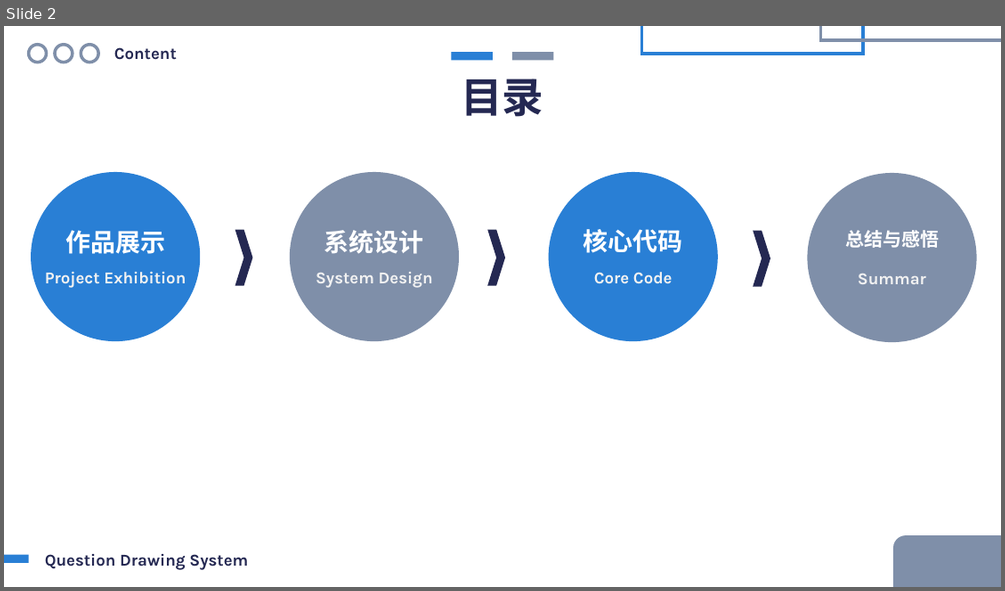
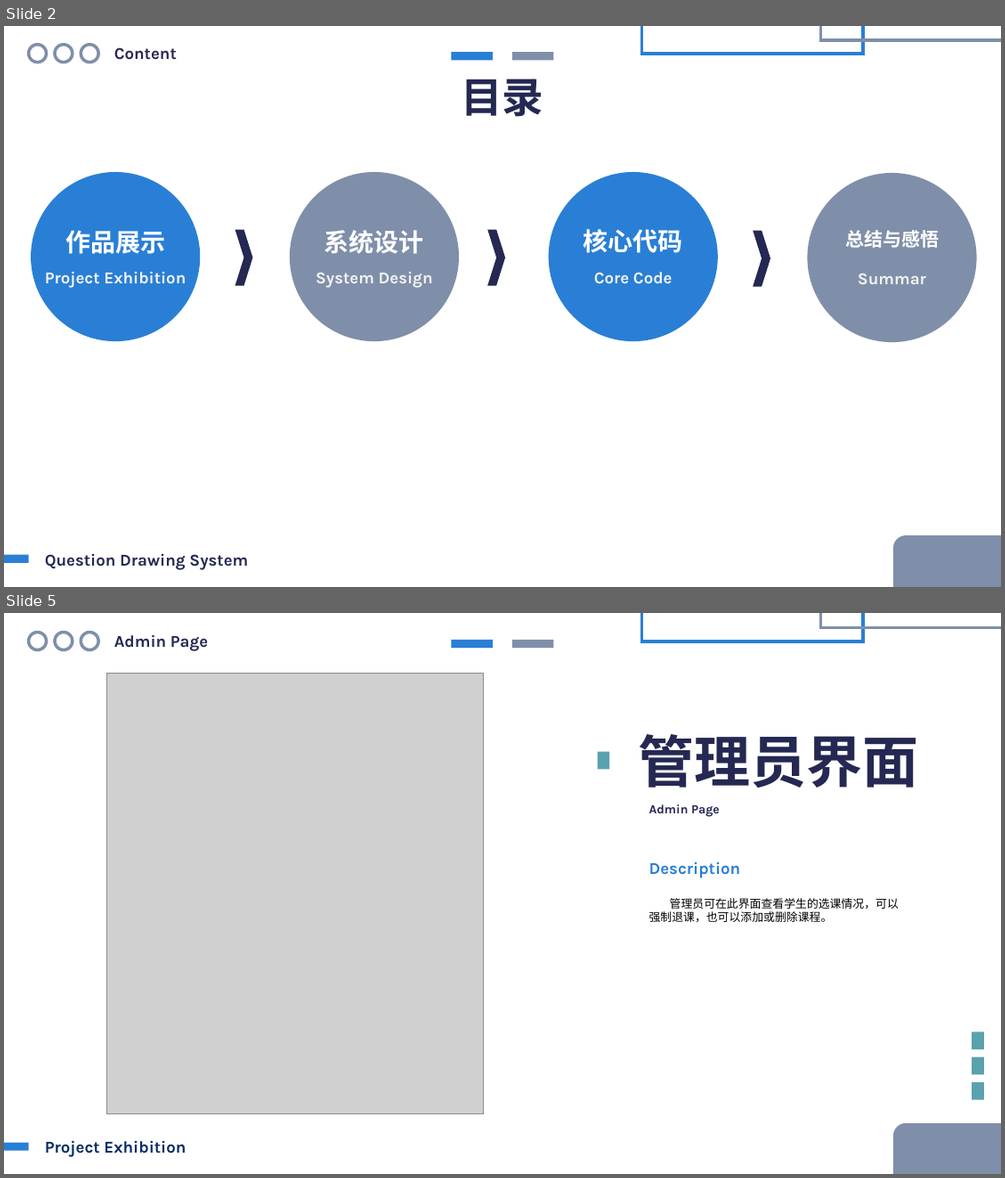
Before and after one commit to HoshiMeisa/Course-Selection-System, a slide deck: ThesisDefense.pptx. Shown one above the other, each under a label of ours: slide 2 before the commit, slides 2 and 5 after it; the slides between them are not shown. The pictures are 1005x591 and 1005x1178 pixels, drawn with LibreOffice and Linux fonts; fonts in the diff are those of the drawing; grey boxes stand for pictures. Boxes give left, top, right and bottom in pixels: in the first picture for what was removed or moved away, otherwise in the second. Text is boxed around its words. In the diff, an @@ line names an element or a change of style, - is before the commit and + after.

```diff
--- a/ThesisDefense.pptx
+++ b/ThesisDefense.pptx
@@ slide 5 added at (4, 613, 1001, 1174), background #FFFFFF @@
@@ ellipse added at (29, 633, 47, 650), outline #7F8FA9 3 pt @@
@@ ellipse added at (55, 633, 73, 650), outline #7F8FA9 3 pt @@
@@ ellipse added at (81, 633, 99, 650), outline #7F8FA9 3 pt @@
@@ text added at (114, 634, 208, 651), 16 pt, text #242852, bold @@
+Admin Page
@@ rectangle added at (642, 613, 863, 641), outline #297FD5 3 pt @@
@@ rectangle added at (821, 613, 1001, 628), outline #7F8FA9 3 pt @@
@@ rectangle added at (451, 640, 493, 648), fill #297FD5 @@
@@ rectangle added at (512, 640, 554, 648), fill #7F8FA9 @@
@@ picture added at (107, 674, 484, 1114) @@
@@ text added at (638, 734, 918, 787), 54 pt, text #242852, bold @@
+管理员界面
@@ rectangle added at (598, 751, 610, 770), fill #5AA2AE @@
@@ text added at (649, 804, 720, 817), 12 pt, text #242852, bold @@
+Admin Page
@@ text added at (649, 862, 741, 878), 16 pt, text #297FD5, bold @@
+Description
@@ text added at (649, 898, 898, 922), 11 pt, text #000000 @@
+管理员可在此界面查看学生的选课情况，可以强制退课，也可以添加或删除课程。
@@ rectangle added at (971, 1032, 984, 1050), fill #5AA2AE @@
@@ rectangle added at (971, 1057, 984, 1075), fill #5AA2AE @@
@@ rectangle added at (971, 1082, 984, 1100), fill #5AA2AE @@
@@ rectangle added at (4, 1143, 28, 1151), fill #297FD5 @@
@@ text added at (45, 1140, 186, 1157), 16 pt, text #072C62, bold @@
+Project Exhibition
@@ rounded rectangle added at (893, 1123, 1001, 1174), fill #7F8FA9 @@
```
Also in this commit, not shown: 3 slides changed, 9 slides removed.
